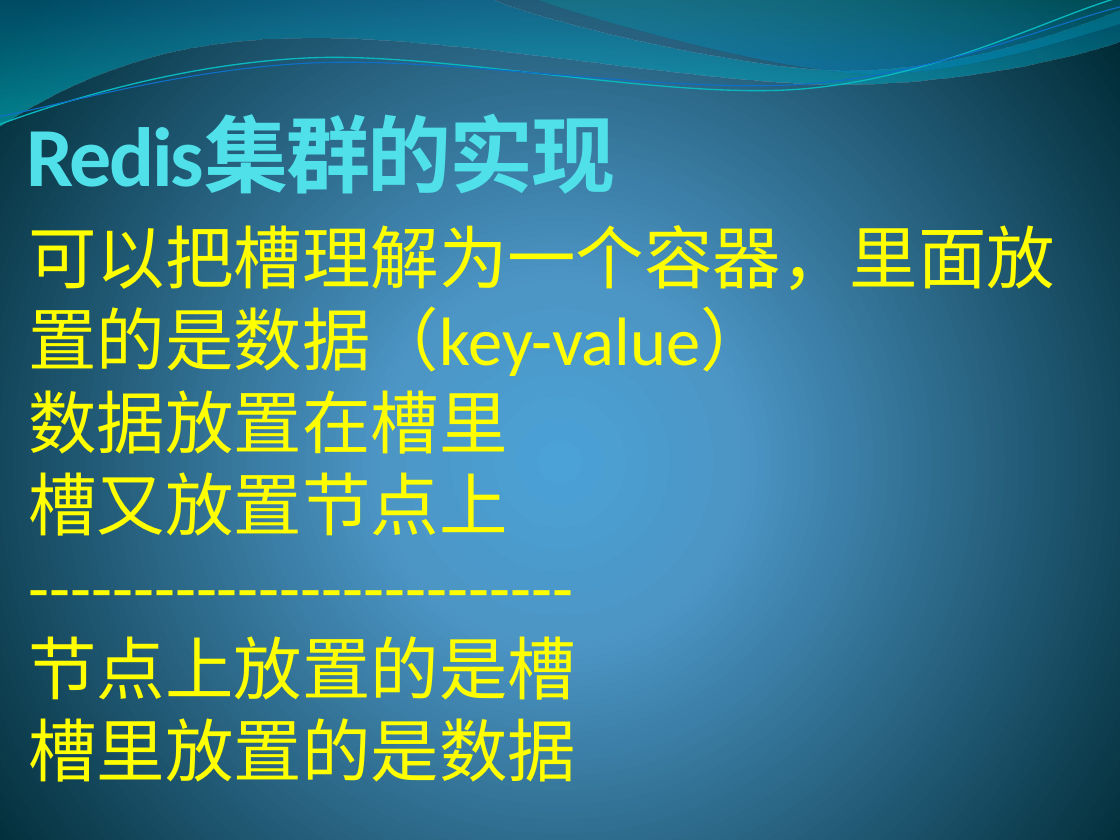
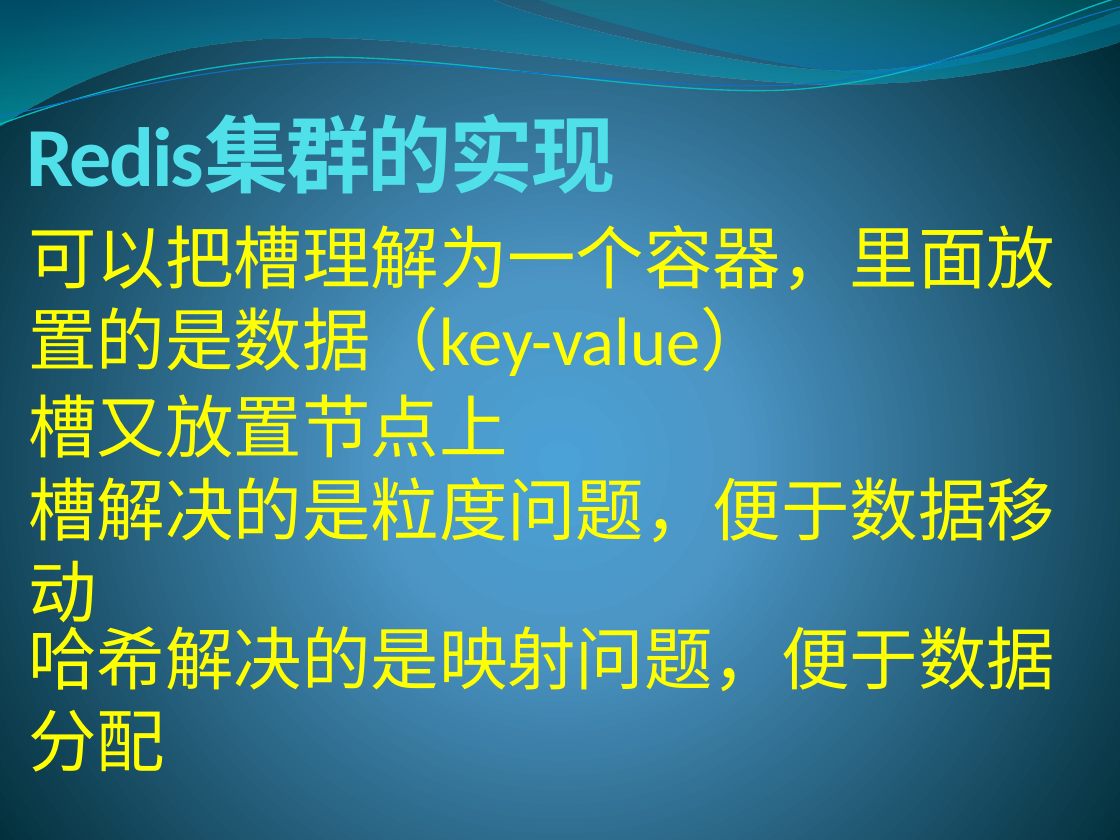
Before and after one commit to lixinjie1985/redis, a slide deck: slide 12 of docs/redis-01.pptx (slide 10 before the commit). Drawn at 1120x840 pixels with LibreOffice and Linux fonts; fonts in the diff are those of the drawing. Boxes give left, top, right and bottom in pixels: in the first picture for what was removed or moved away, otherwise in the second. Text is boxed around its words. In the diff, an @@ line names an element or a change of style, - is before the commit and + after.

```diff
--- a/docs/redis-01.pptx
+++ b/docs/redis-01.pptx
@@ text at (28, 378, 575, 793): paragraphs removed @@
-数据放置在槽里
-槽又放置节点上
---------------------------
-节点上放置的是槽
-槽里放置的是数据
@@ text added at (28, 383, 507, 470), 44 pt, text #FFFF00 @@
+槽又放置节点上
@@ text added at (28, 465, 1055, 634), 44 pt, text #FFFF00 @@
+槽解决的是粒度问题，便于数据移动
@@ text added at (28, 614, 1055, 772), 44 pt, text #FFFF00 @@
+哈希解决的是映射问题，便于数据分配
```
Also in this commit, not shown: 22 other slides changed, 15 slides added.
